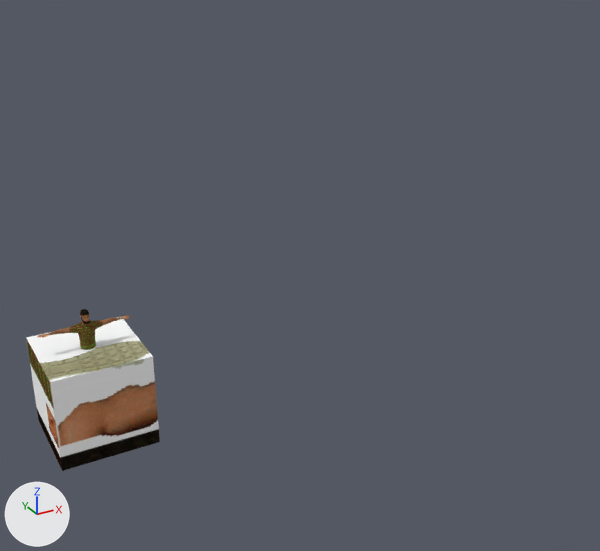
The Blender file saunastein/assets/blends/saunaguy.blend as it was, and as the next commit left it.
One viewpoint serves both versions: a camera (50 mm lens) standing at (-3.37, -14.91, 8.99) and looking at (4.56, -0.49, 1.78). The lights are fixed; the arrows at lower left show +X, +Y and +Z. Objects named as collision shapes, trigger or cutter boxes, shadow casters or lower levels of detail are left out.

The first picture shows 'cube', 'saunaguy'.
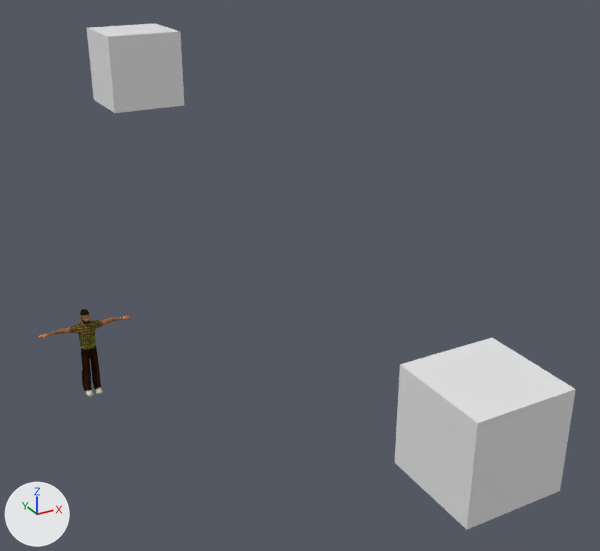
Location of each change, [x1, y1, x2, y2] in pixels of the pictures (600 x 551 px):
```json
{"object": "cube.002", "change": "added", "after": [395, 338, 576, 529]}
{"object": "cube", "change": "hidden", "before": [26, 317, 160, 471]}
{"object": "cube.001", "change": "added", "after": [87, 23, 184, 113]}
```

Edits to the scene script, one JSON object a line:
```json
{"op": "add", "block": "mat_yellow", "code": ["mat_yellow = principled_material('yellow')", "mat_yellow.base_color = (0.8, 0.8, 0.8)  # white #e7e7e7"]}
{"op": "add", "block": "me_cube_004", "code": ["me_cube_004 = bpy.data.meshes.new('Cube.004')", "me_cube_004.from_pydata(...)  # a box spanning x -1.0..1.0, y -1.0..1.0, z -1.0..1.0", "me_cube_004.materials.append(mat_yellow)  # white #e7e7e7"]}
{"op": "add", "block": "me_cube_003", "code": ["me_cube_003 = bpy.data.meshes.new('Cube.003')", "me_cube_003.from_pydata(...)  # a box spanning x -1.0..1.0, y -1.0..1.0, z -1.0..1.0", "me_cube_003.materials.append(mat_yellow)  # white #e7e7e7"]}
{"op": "add", "block": "ob_cube", "code": "ob_cube.hide_set(True)"}
{"op": "add", "block": "ob_cube_002", "code": ["ob_cube_002 = bpy.data.objects.new('cube.002', me_cube_004)", "ob_cube_002.location = (5.0, -6.0, 1.0)"]}
{"op": "add", "block": "ob_cube_001", "code": ["ob_cube_001 = bpy.data.objects.new('cube.001', me_cube_003)", "ob_cube_001.location = (4.0, 8.0, 5.0)"]}
```
